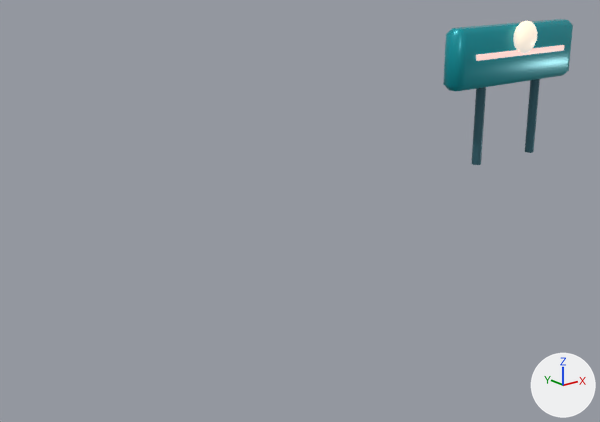
A saved change to the glTF model assets/models/regions/ocean_motel_4.glb.
The view is the same before and after, from a 50 mm lens placed at (-8.89, -9.15, 8.15), pointed at (0.36, 2.42, 3.53). The axes (+X, +Y, +Z) are drawn at lower right. The lights are the same throughout. The older version comes first. Vertices at exactly the same position are counted once.

In view in the first picture: 'Motel4'.
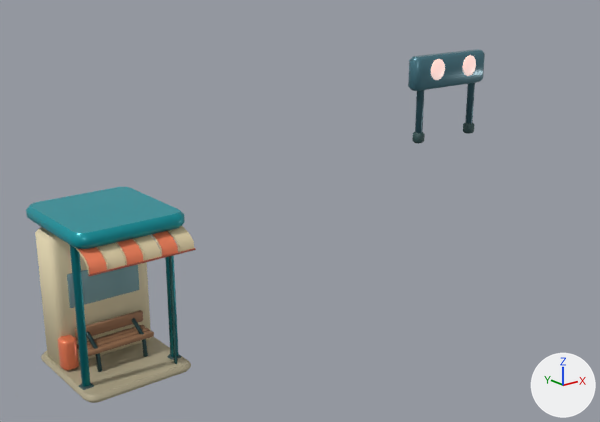
What differs and where, as boxes (x1, y1, x2, y2) in the pictures (600 x 422 px; the box of a moved part takes in the faces that stretch with it):
'Motel4', reshaped (251% wider, 141% taller)
    before: (443, 19, 573, 165)
    after: (26, 50, 485, 403)
part 1 of me_motel4, moved or reshaped
    before: (443, 19, 573, 91)
    after: (408, 50, 485, 91)
part 2 of me_motel4, added
    after: (88, 248, 196, 276)
part 3 of me_motel4, added
    after: (431, 59, 445, 80)
part 4 of me_motel4, added
    after: (462, 55, 476, 76)
part 5 of me_motel4, deleted
    before: (513, 20, 537, 53)
part 6 of me_motel4, deleted (pink)
    before: (476, 45, 564, 61)
part 7 of me_motel4, deleted (cyan)
    before: (471, 87, 486, 165)
part 8 of me_motel4, deleted (cyan)
    before: (525, 79, 540, 153)
part 9 of me_motel4, added
    after: (26, 187, 194, 403)
part 10 of me_motel4, added (cyan)
    after: (412, 83, 475, 144)

What changed in the scene script:
```text
Add mat_ceramic:
    mat_ceramic = bpy.data.materials.new('Ceramic')
    mat_ceramic.use_nodes = True; mat_ceramic.node_tree.nodes.clear()
    _N = mat_ceramic.node_tree.nodes; _L = mat_ceramic.node_tree.links
    n0 = _N.new('ShaderNodeBsdfPrincipled'); n0.name = 'Principled BSDF'
    n0.inputs[1].default_value = 0.04  # 'Metallic'
    n0.inputs[2].default_value = 0.58  # 'Roughness'
    n1 = _N.new('ShaderNodeOutputMaterial'); n1.name = 'Material Output'
    n2 = _N.new('ShaderNodeVertexColor'); n2.name = 'Color Attribute'
    _L.new(n0.outputs[0], n1.inputs[0])  # 'BSDF' to 'Surface'
    _L.new(n2.outputs[0], n0.inputs[0])  # 'Color' to 'Base Color'
Add mat_tint:
    mat_tint = bpy.data.materials.new('Tint')
    mat_tint.use_nodes = True; mat_tint.node_tree.nodes.clear()
    _N = mat_tint.node_tree.nodes; _L = mat_tint.node_tree.links
    n0 = _N.new('ShaderNodeBsdfPrincipled'); n0.name = 'Principled BSDF'
    n0.inputs[1].default_value = 0.11  # 'Metallic'
    n0.inputs[2].default_value = 0.22  # 'Roughness'
    n1 = _N.new('ShaderNodeOutputMaterial'); n1.name = 'Material Output'
    n2 = _N.new('ShaderNodeVertexColor'); n2.name = 'Color Attribute'
    _L.new(n0.outputs[0], n1.inputs[0])  # 'BSDF' to 'Surface'
    _L.new(n2.outputs[0], n0.inputs[0])  # 'Color' to 'Base Color'
Change me_motel4:
    used by ob_motel4; location = (0.0, 0.0, 0.0)
    remove me_motel4.from_pydata(...)  # 258 vertices, 496 faces; spans x 0.55..3.45, y -1.23..-0.68, z 4.92..7.13
    add me_motel4.from_pydata(...)  # 1888 vertices, 3564 faces; spans x -3.35..2.98, y 0.34..6.59, z 0.0..6.48
    me_motel4 part 1: the loose piece of 80 vertices spanning x 0.55..3.45, y -1.04..-0.68, z 6.16..7.07 is scaled about its middle by (0.606, 0.694, 0.608), then moved by (0.09, 1.38, -0.41)
    me_motel4 part 2: a new loose piece, a 7-sided cylinder along x spanning x -3.283..-1.103, y 3.777..3.813, z 2.696..2.734, in mat_paint
    me_motel4 part 3: a new loose piece, a UV sphere (12 segments, 6 rings, poles along z) spanning x 1.511..1.871, y 0.342..0.418, z 6.07..6.43, in mat_light
    me_motel4 part 4: a new loose piece, a UV sphere (12 segments, 6 rings, poles along z) spanning x 2.311..2.671, y 0.342..0.418, z 6.07..6.43, in mat_light
    me_motel4 part 5: the loose piece of 74 vertices spanning x 1.76..2.24, y -1.23..-0.98, z 6.63..7.13 is deleted
    me_motel4 part 6: the loose piece of 72 vertices spanning x 0.92..3.09, y -1.09..-1.05, z 6.59..6.68 is deleted
    me_motel4 part 7: the loose piece of 16 vertices spanning x 1.25..1.4, y -0.94..-0.79, z 4.92..6.74 is deleted
    me_motel4 part 8: the loose piece of 16 vertices spanning x 2.61..2.76, y -0.94..-0.79, z 4.92..6.74 is deleted
    me_motel4 part 9: 1254 vertices added at x -3.35..-1.03, y 3.79..6.59, z 0.0..3.38
    me_motel4 part 10: 304 vertices added at x 1.35..2.83, y 0.43..0.61, z 5.0..6.38
    other edits to the shape of me_motel4 do not show in these pictures
    add me_motel4.materials.append(mat_ceramic)
    add me_motel4.materials.append(mat_tint)
```
